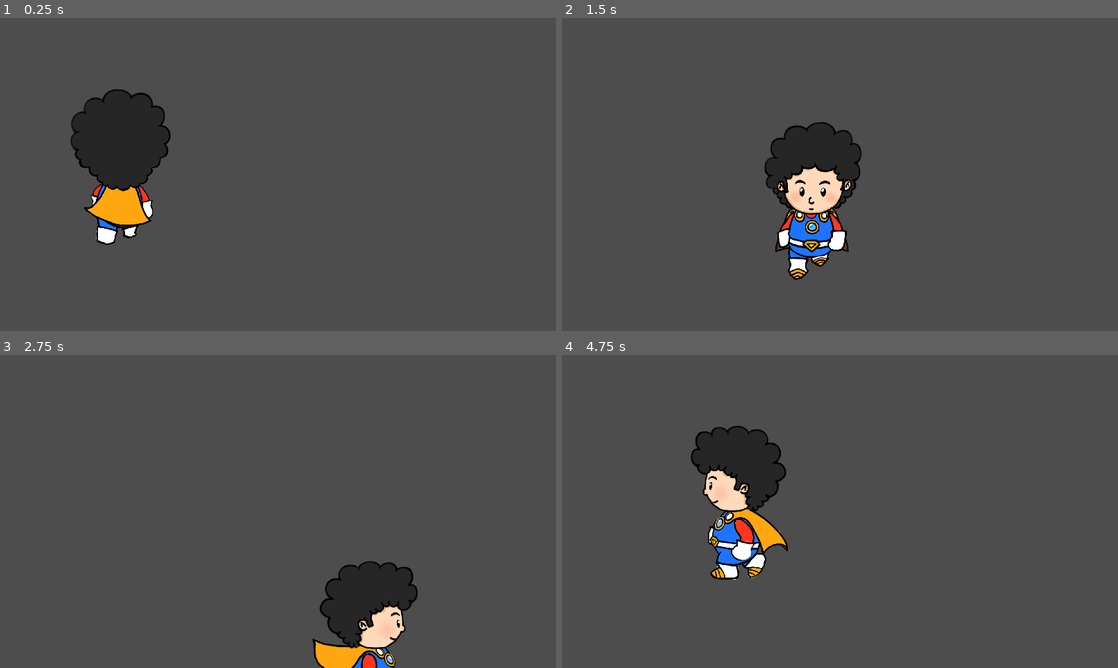
Above: before the commit, frames 1-4 (two rows, left to right).
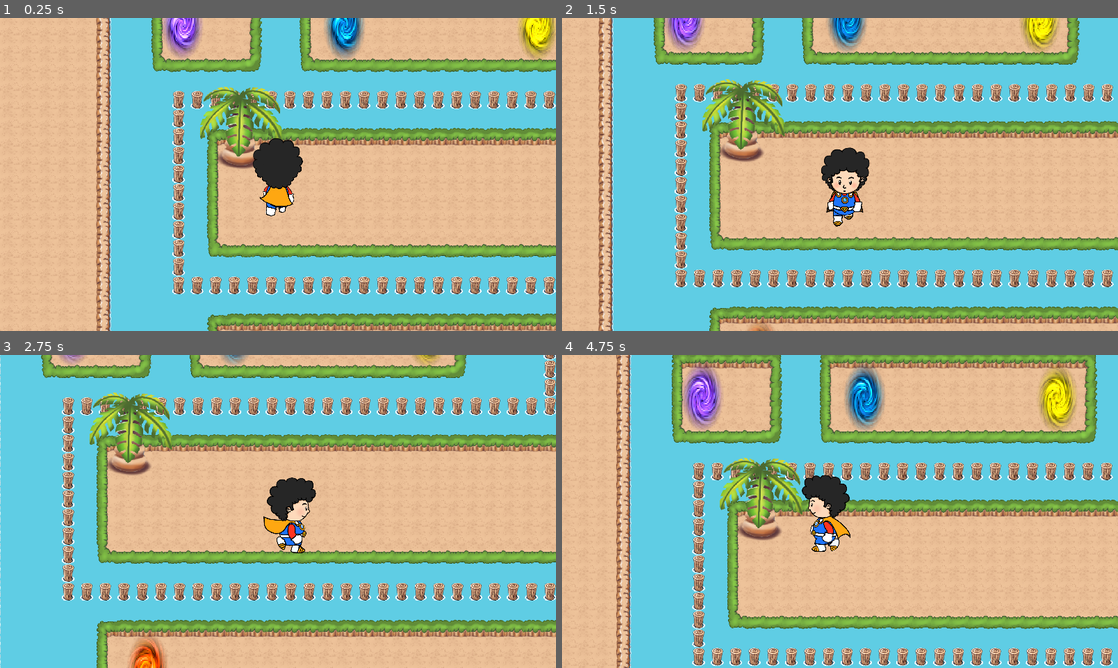
Above: after the commit, the same moments.

Repository: jacques-oliveira/as-aventuras-de-jaco
Game: Godot game, scene res://Level_01_Island.tscn
The game is run twice, just before and just after one commit, with the same random seed, the same clock (stepped at 60 frames per second) and the same inputs. Before the commit the project starts from res://player.tscn.
Inputs:
- Up to frame 1 (0.25 s): no input
- Up to frame 2 (1.5 s): hold Right (ui_right) 0.53-1.28 s; hold Down (ui_down) from 1.28 s (still down)
- Up to frame 3 (2.75 s): release Down (ui_down) at 2.03 s; hold Right (ui_right) from 2.03 s (still down)
- Up to frame 4 (4.75 s): release Right (ui_right) at 2.78 s; hold Up (ui_up) 2.78-3.53 s; hold Left (ui_left) from 3.53 s (still down)

The runs differ from the first frame. In frame 1, 99% of the frame differs, in the area x 0-100%, y 0-100%; in frame 2, 99%; in frame 3, 99%; in frame 4, 99%.

Commit message:
template export linux

Diff:
--- a/game/project.godot
+++ b/game/project.godot
@@ -11,7 +11,7 @@
 [application]
 
 config/name="as-aventuras-de-jaco"
-run/main_scene="res://player.tscn"
+run/main_scene="res://Level_01_Island.tscn"
 config/features=PackedStringArray("4.3", "GL Compatibility")
 config/icon="res://icon.svg"
 
